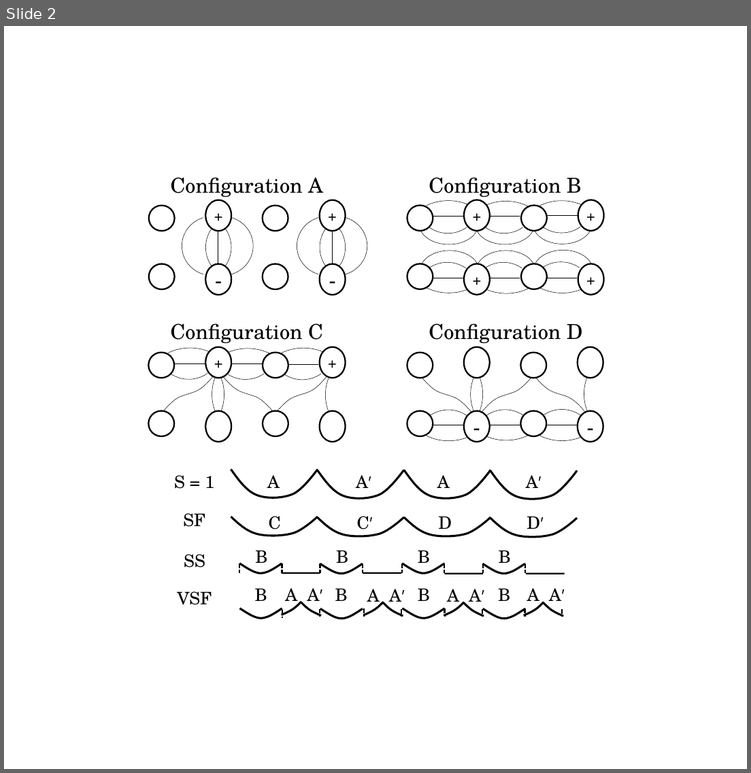
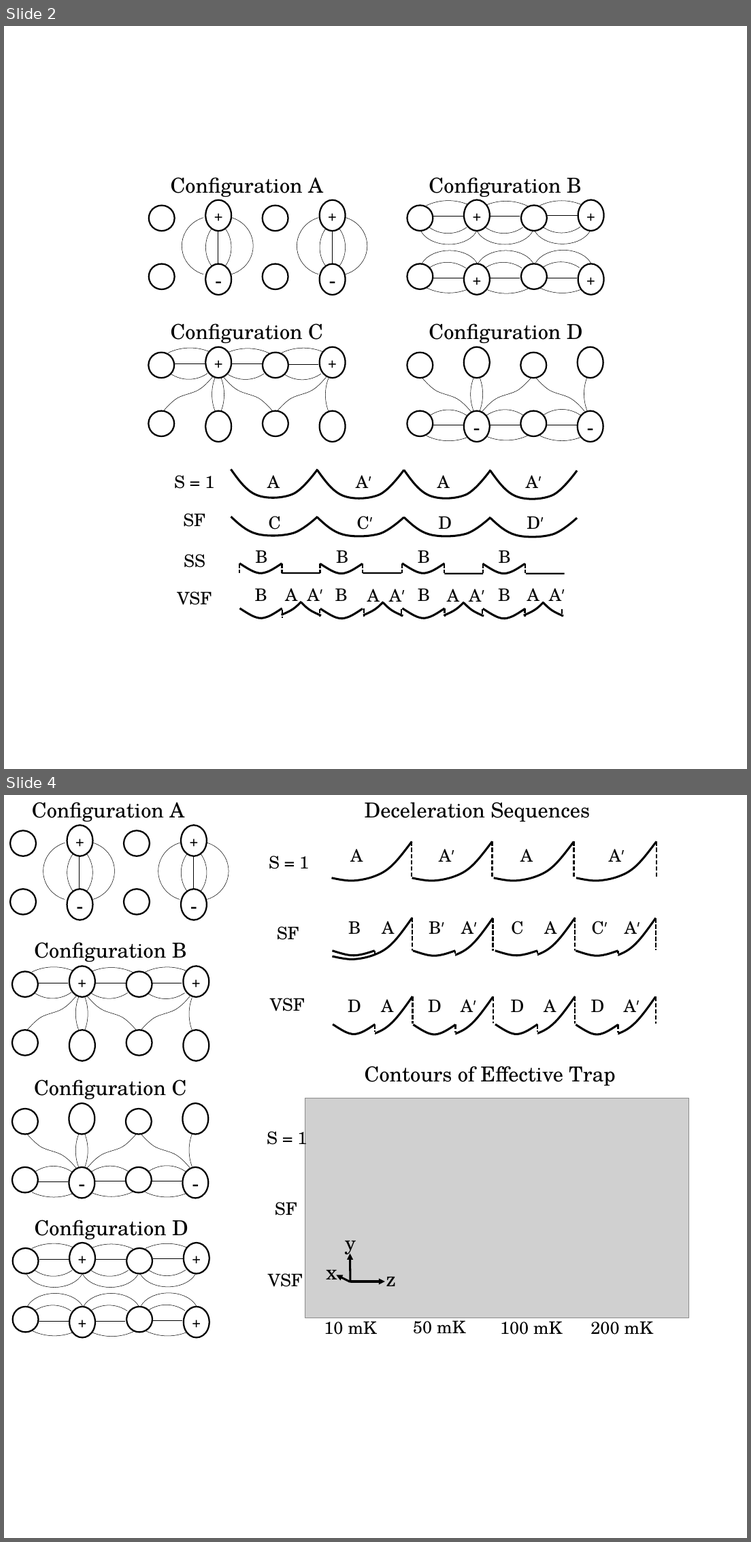
Before and after one commit to dreens/alternate-charging, a slide deck: pinpaircartoon.pptx. Shown one above the other, each under a label of ours: slide 2 before the commit, slides 2 and 4 after it; the slides between them are not shown. The pictures are 751x773 and 751x1542 pixels, drawn with LibreOffice and Linux fonts; fonts in the diff are those of the drawing; grey boxes stand for pictures. Boxes give left, top, right and bottom in pixels: in the first picture for what was removed or moved away, otherwise in the second. Text is boxed around its words. In the diff, an @@ line names an element or a change of style, - is before the commit and + after.

Commit message:
New version of first figure with Jun's ideas and Dave's nice 3D contours.

```diff
--- a/pinpaircartoon.pptx
+++ b/pinpaircartoon.pptx
@@ slide 4 added at [4,795,747,1538], background #FFFFFF @@
@@ group added at [10,802,246,919]: 8 arc (boxed as its full ellipse)s, 8 ellipses, 2 lines, 1 text @@
++
+-
++
+-
+Configuration A
@@ text added at [364,802,589,822], 30 pt, text #000000 @@
+Deceleration Sequences
@@ group added at [10,934,232,1060]: 9 arc (boxed as its full ellipse)s, 8 ellipses, 3 lines, 3 freeform shapes, 1 text @@
++
++
+Configuration B
@@ group added at [269,841,656,1041]: 23 texts, 20 freeform shapes, 20 lines, 7 rectangles @@
+A
+S = 1
+A′
+A
+A′
+B
+C
+SF
+C′
+B′
+A
+A′
+A′
+A
+VSF
+D
+D
+D
+D
+A
+A′
+A
+A′
@@ group added at [10,1079,232,1231]: 9 arc (boxed as its full ellipse)s, 8 ellipses, 3 lines, 3 freeform shapes, 1 text @@
+-
+-
+Configuration C
@@ text added at [364,1066,615,1085], 30 pt, text #000000 @@
+Contours of Effective Trap
@@ picture added at [305,1098,689,1317] @@
@@ text added at [266,1127,307,1149], 25 pt, text #000000 @@
+S = 1
@@ text added at [275,1202,297,1215], 25 pt, text #000000 @@
+SF
@@ group added at [10,1211,211,1370]: 18 arc (boxed as its full ellipse)s, 8 ellipses, 6 lines, 1 text @@
++
++
++
++
+Configuration D
@@ text added at [268,1273,303,1287], 25 pt, text #000000 @@
+VSF
@@ group added at [326,1240,396,1286]: 3 arrows, 3 texts @@
+x
+y
+z
@@ group added at [324,1316,653,1334]: 4 texts @@
+10 mK
+50 mK
+100 mK
+200 mK
```
Also in this commit, not shown: 1 slide changed, 1 other file.
